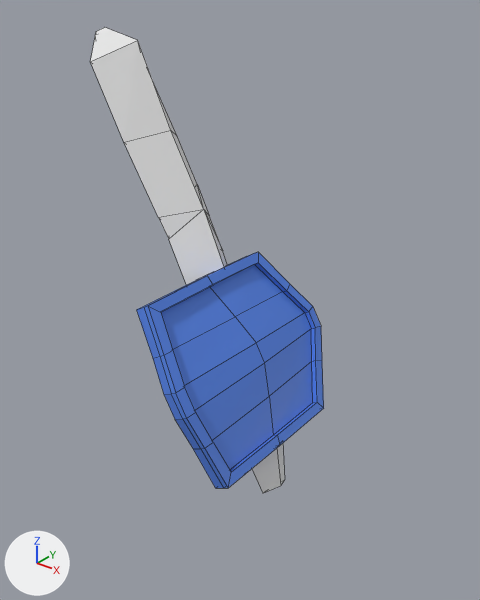
A saved change to the Blender file salemstalker/Assets/Weapons/weapon_animtions/shield animations.blend.
Rendered twice from a camera (50 mm lens) standing at (0.963, -0.691, 1.667) and looking at (0.412, -0.002, 1.24). The lights are fixed; the arrows at lower left show +X, +Y and +Z. Mesh edges are drawn as thin lines.

The older version as bpy lines, for what is in view:
```python
me_cube_002 = bpy.data.meshes.new('Cube.002')
me_cube_002.from_pydata(...)  # 118 vertices, 112 faces; spans x -0.04..0.025, y -0.135..0.135, z -0.2..0.122
# faces by material slot: [36, 76]
me_cube_002.materials.append(mat_handle)  # pink #e78c9d
me_cube_002.materials.append(mat_shield)  # blue #5383e7
me_cube_003 = bpy.data.meshes.new('Cube.003')
me_cube_003.from_pydata(...)  # 55 vertices, 58 faces; spans x -0.603..-0.09, y -0.496..-0.049, z -0.289..0.106
# faces by material slot: [31, 27]
me_cube_003.materials.append(mat_arms)  # its picture is missing
me_cube_003.materials.append(mat_skin)  # its picture is missing
ob_cube_001 = bpy.data.objects.new('Cube.001', me_cube_002)
ob_cube_001.location = (0.438, -0.06, 1.159)
ob_cube_001.rotation_euler = (1.571, -0.524, 0.0)  # degrees (90, -30, 0)
ob_cube_002 = bpy.data.objects.new('Cube.002', me_cube_003)
ob_cube_002.location = (-0.001, 0.047, 1.583)
ob_cube_002.rotation_euler = (0.39, -0.363, 2.284)  # degrees (22, -21, 131)
```
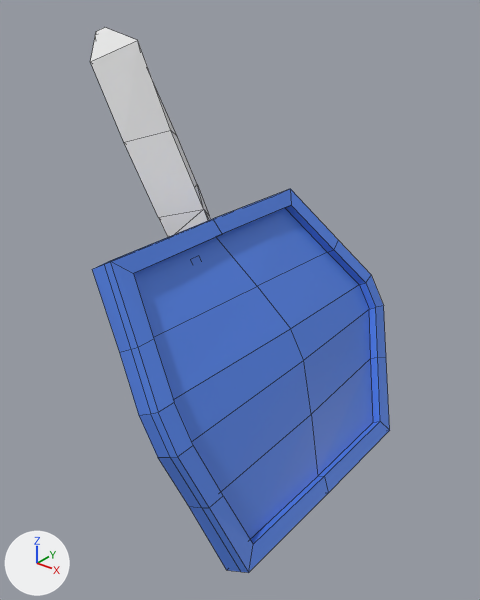
Where the change shows, as pixel boxes [x1, y1, x2, y2] in the pictures (480 x 600 px):
'Cube.001', reshaped, moved, rescaled, turned
    before: [137, 252, 324, 488]
    after: [92, 189, 390, 573]

Patch to the scene script:
```diff
--- a/salemstalker/Assets/Weapons/weapon_animtions/shield animations.blend.py
+++ b/salemstalker/Assets/Weapons/weapon_animtions/shield animations.blend.py
@@ me_cube_002 @@
 me_cube_002.from_pydata(...)  # 118 vertices, 112 faces; spans x -0.04..0.025, y -0.135..0.135, z -0.2..0.122
 # used by ob_cube_001; location = (0.438, -0.06, 1.159); rotation_euler = (1.571, -0.524, 0.0), in degrees (90, -30, 0)
+# me_cube_002 part 1: the loose piece of 78 vertices spanning x -0.013..0.025, y -0.135..0.135, z -0.2..0.122 is multiplied about its middle by the matrix ((1.178, -0.68, 0.0), (0.0, 0.0, -1.36), (0.68, 1.178, 0.0)), then moved by (0.017, -0.004, 0.079)
 me_cube_002.materials.append(mat_handle)
@@ ob_cube_001 @@
 ob_cube_001 = bpy.data.objects.new('Cube.001', me_cube_002)
-ob_cube_001.location = (0.438, -0.06, 1.159)
-ob_cube_001.rotation_euler = (1.571, -0.524, 0.0)  # degrees (90, -30, 0)
+ob_cube_001.location = (0.468, -0.014, 1.143)
+ob_cube_001.scale = (1.13, 1.13, 1.13)
```
